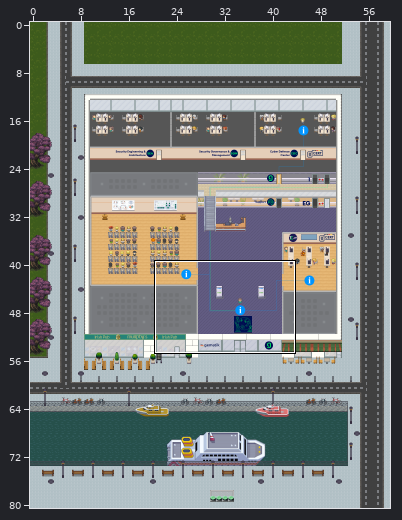
Tiled map (JSON) -- map_gematik_39.tmj. The first picture is a wide view before the edit; the outline marks the close-up.
Close-up. Before:
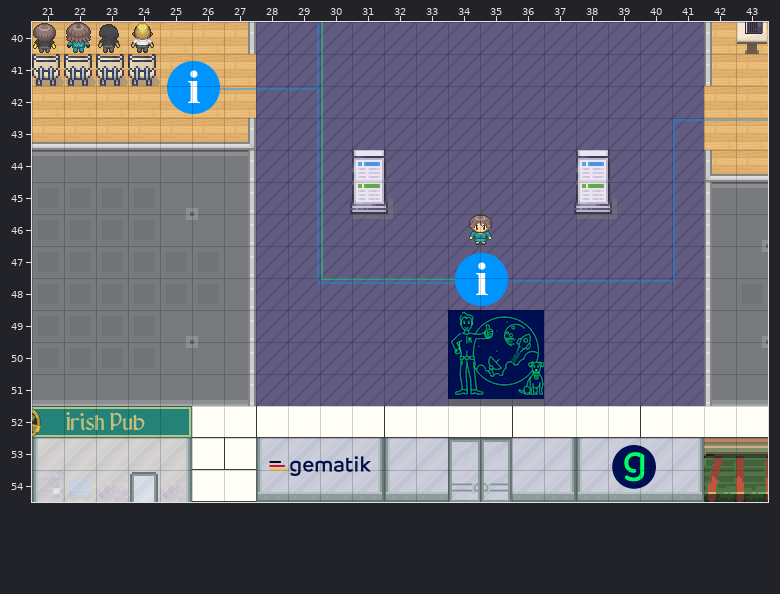
Cells are 32x32 px. Shown: x 21..43, y 40..54. The commit also changed other parts of the map, which this record leaves out.
The result:
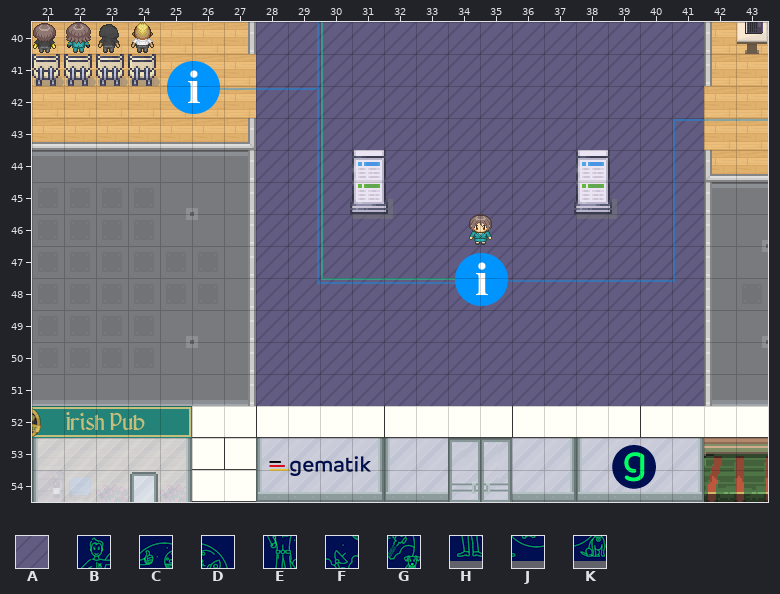
Key: from "Chunk 2": A 62, B 63, C 64, D 65, E 66, F 67, G 68, H 69, J 70, K 71.
_ is an empty cell, . an unchanged one.
What changed:
--- layer "Rooms_1st/Floor"
@@ x 34..36 @@
-49 BCD
-50 EFG
-51 HJK
+49 AAA
+50 AAA
+51 AAA
Boxes around the changes in both close-ups, in picture pixels (x1, y1, x2, y2):
changed: (448, 310, 544, 406)
